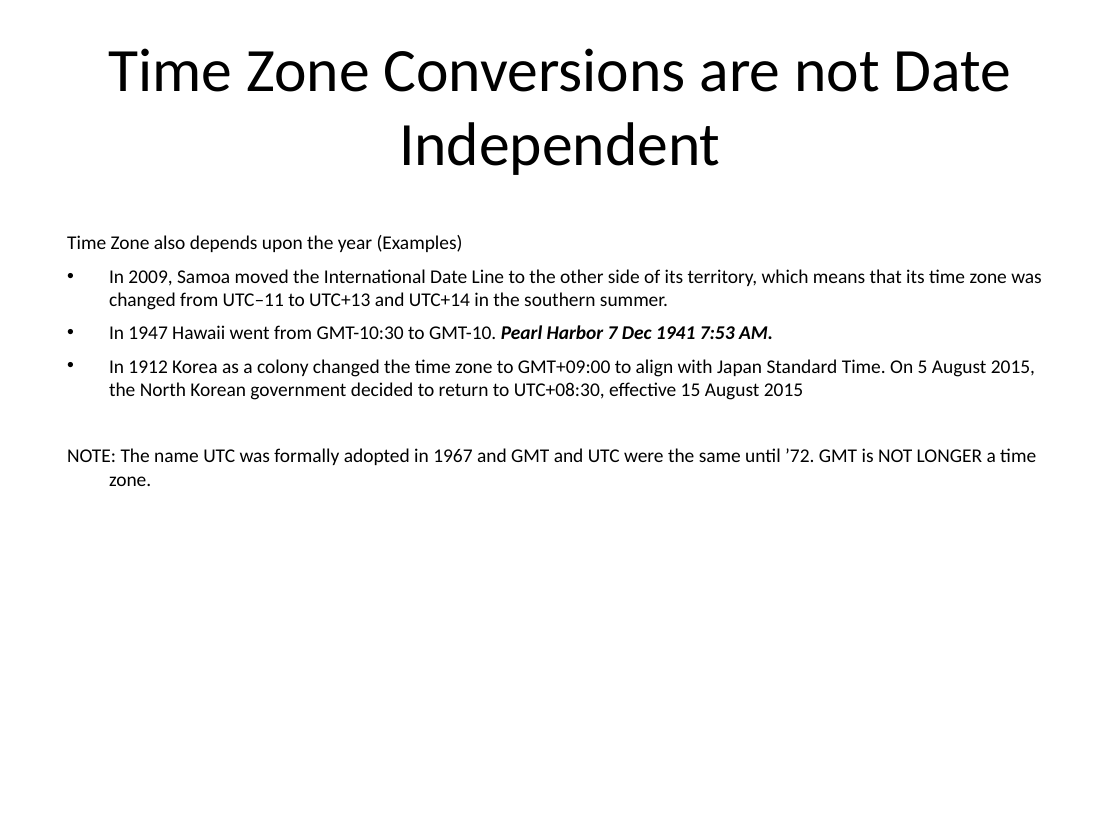
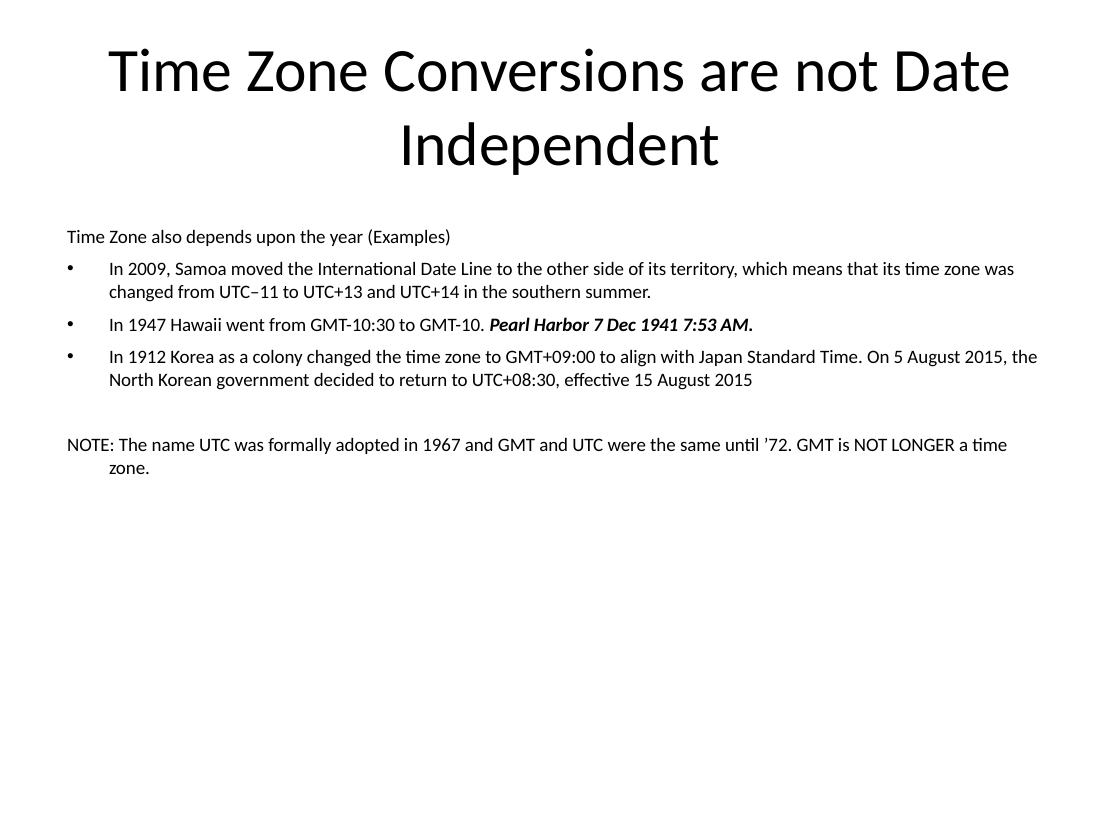
Before and after one commit to re-Isearch/date, a slide deck: slide 13 of Slides/ISO8601-Presentation.pptx. Drawn at 1120x840 pixels with LibreOffice and Linux fonts; fonts in the diff are those of the drawing. Boxes give left, top, right and bottom in pixels: in the first picture for what was removed or moved away, otherwise in the second. Text is boxed around its words. In the diff, an @@ line names an element or a change of style, - is before the commit and + after.

```diff
--- a/Slides/ISO8601-Presentation.pptx
+++ b/Slides/ISO8601-Presentation.pptx
@@ text "Time Zone also depends upon ..." at <box>67,229,1038,474</box>: size 12.5 to 12.2 pt @@
```
Also in this commit, not shown: 5 other slides changed, 3 slides added, 1 other file.
